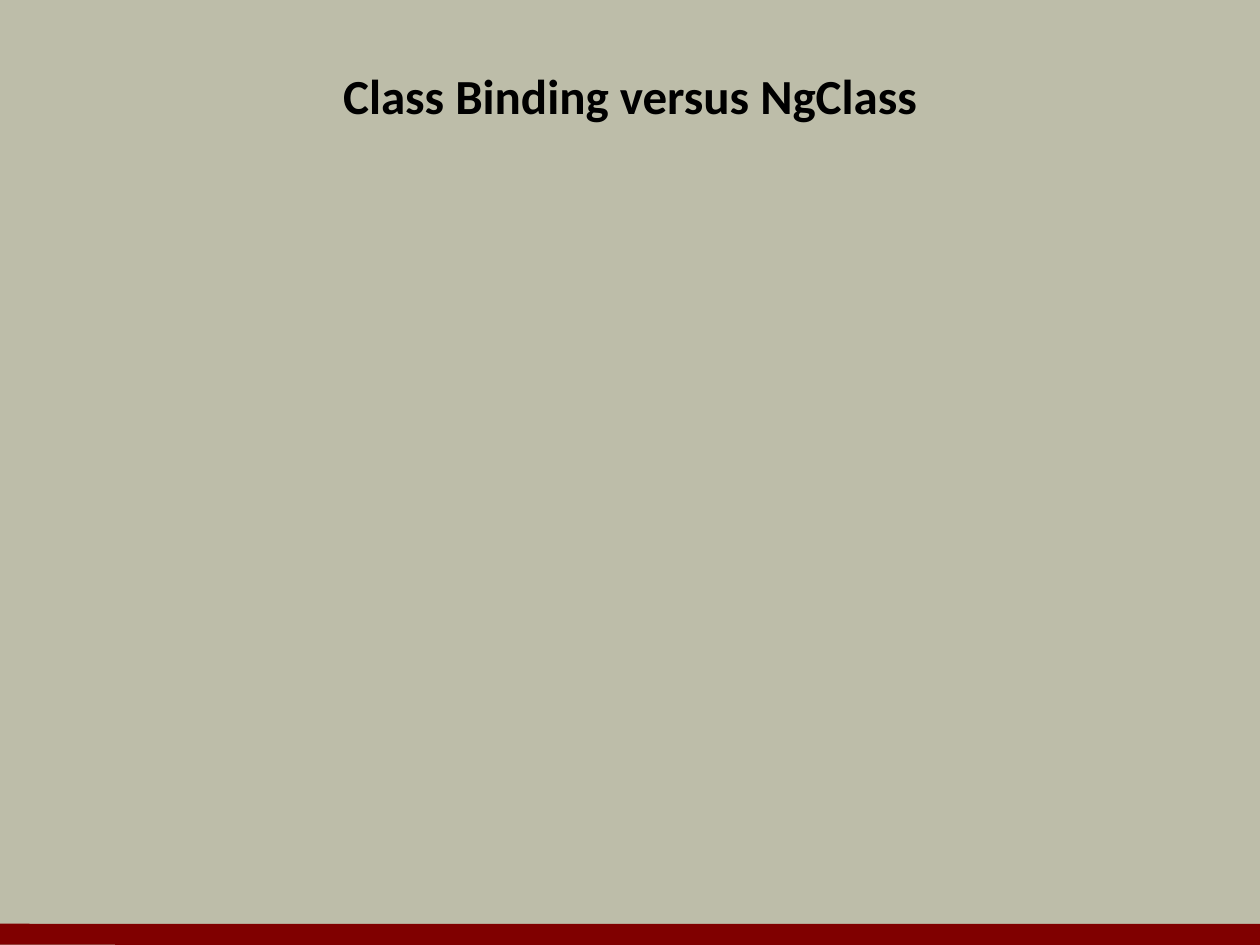
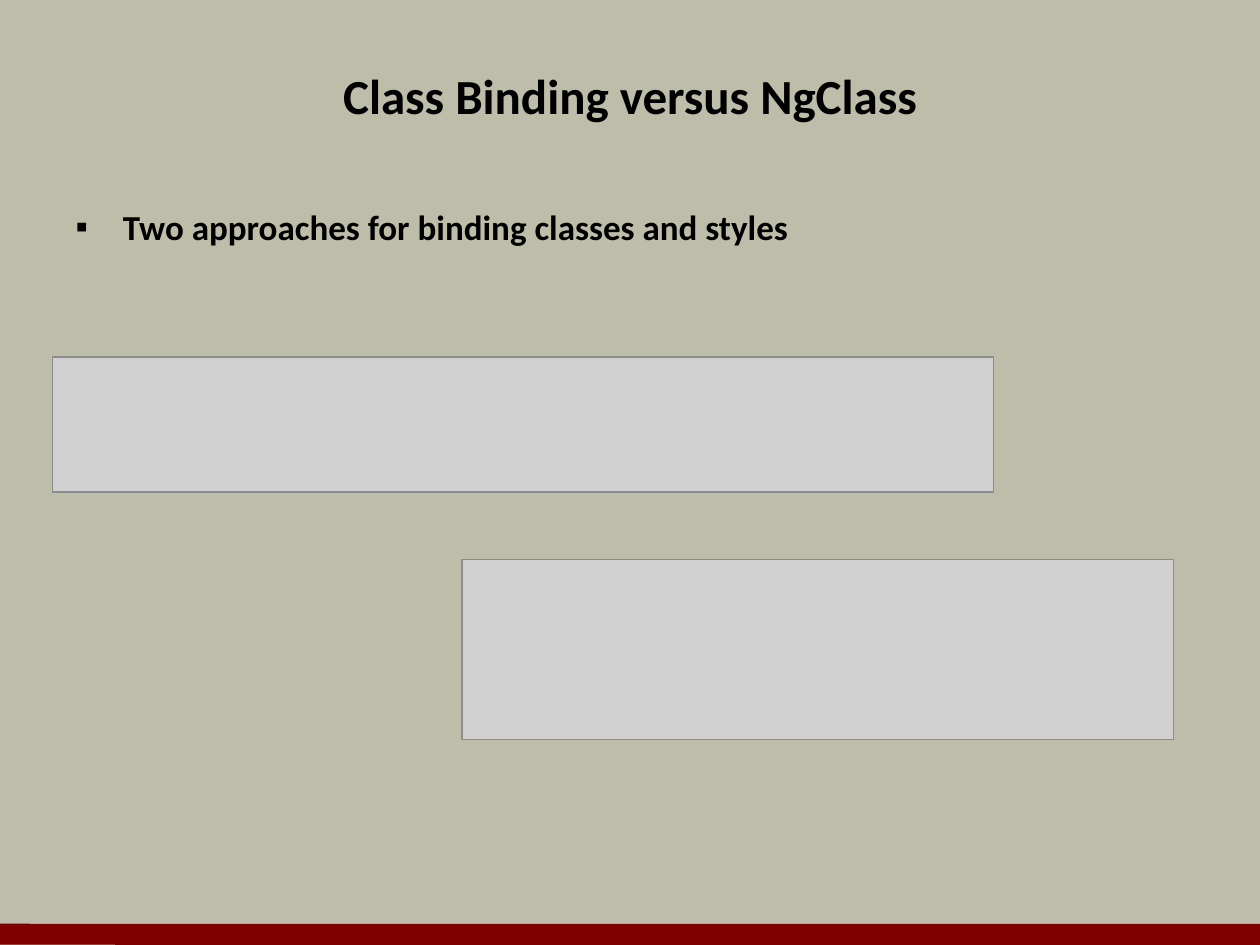
Before and after one commit to OdeToCode/classes, a slide deck: slide 9 of angular2/slides/05_templates.pptx (slide 10 before the commit). Drawn at 1260x945 pixels with LibreOffice and Linux fonts; fonts in the diff are those of the drawing; grey boxes stand for pictures; background and template pictures are left out. Boxes give left, top, right and bottom in pixels: in the first picture for what was removed or moved away, otherwise in the second. Text is boxed around its words. In the diff, an @@ line names an element or a change of style, - is before the commit and + after.

```diff
--- a/angular2/slides/05_templates.pptx
+++ b/angular2/slides/05_templates.pptx
@@ text added at box(123, 215, 787, 246), 20 pt, text #000000, bold @@
+▪ Two approaches for binding classes and styles
@@ picture added at box(53, 357, 994, 491) @@
@@ picture added at box(462, 559, 1174, 740) @@
```
Also in this commit, not shown: 6 other slides changed, 4 slides added, 5 slides removed.
